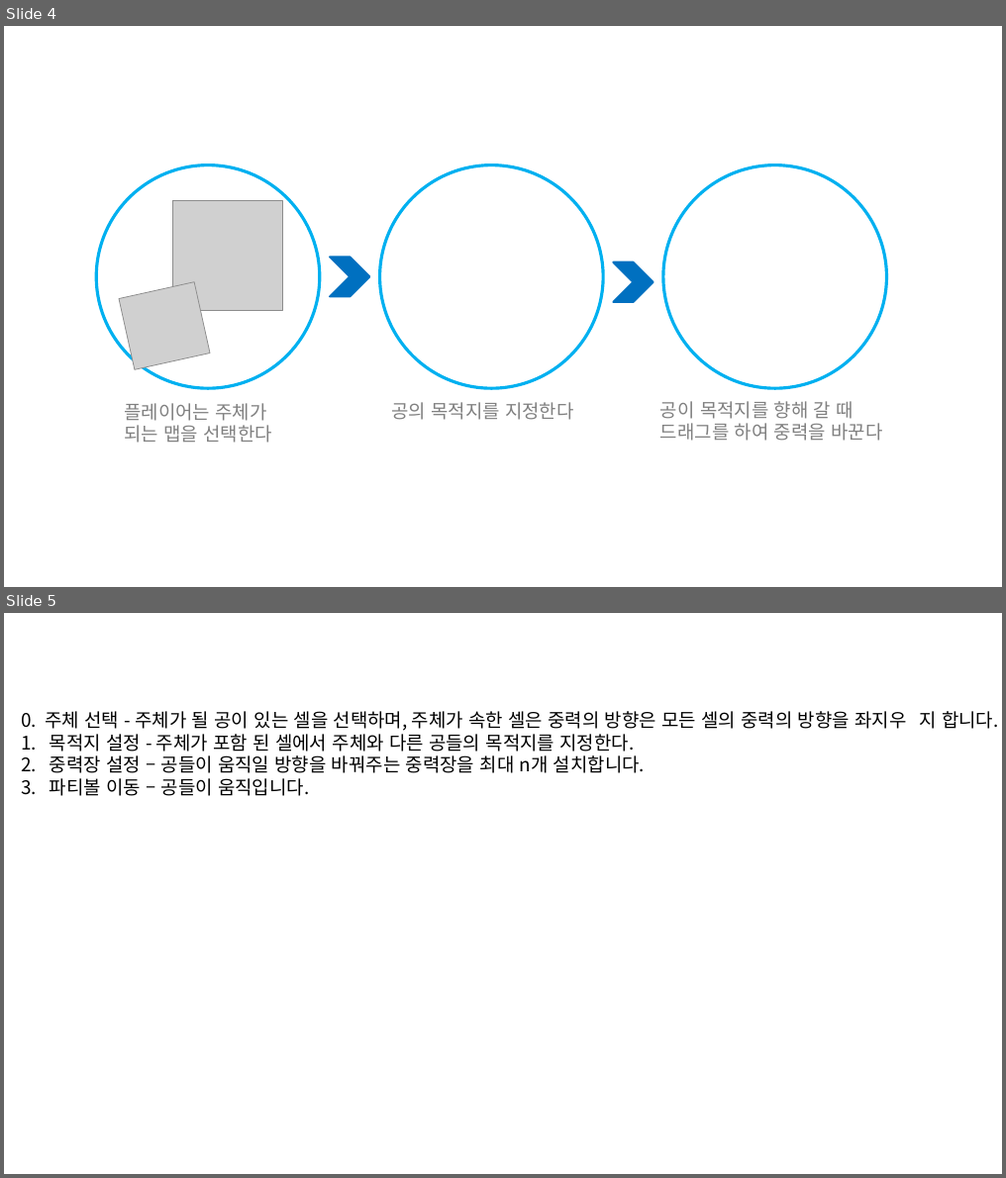
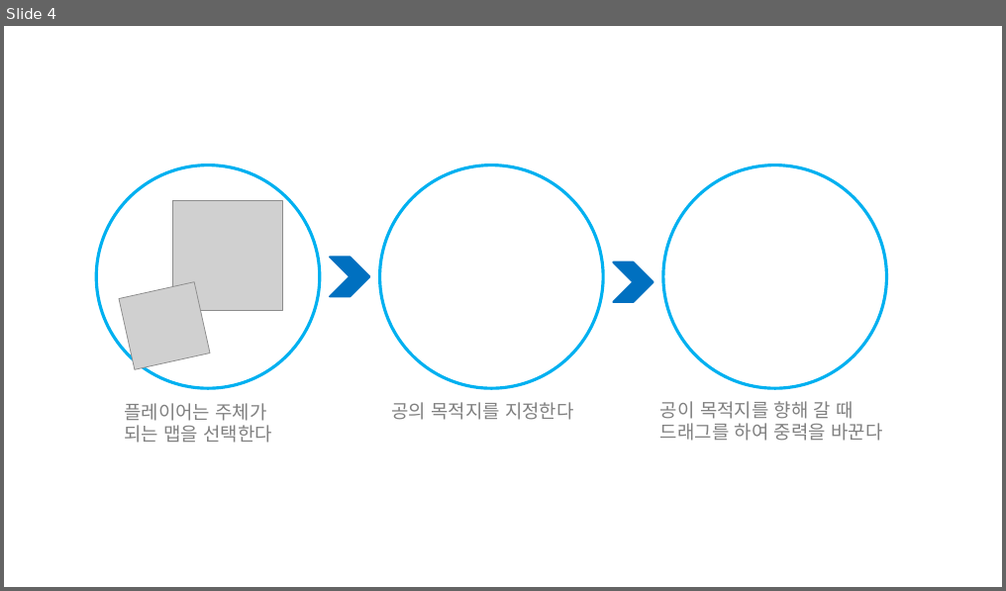
Before and after one commit to kjpark102312/Jagu_Agis, a slide deck: Documents/PastAgis/Agis.pptx. Shown one above the other, each under a label of ours: slides 4 and 5 before the commit, slide 4 after it. The pictures are 1006x1178 and 1006x591 pixels, drawn with LibreOffice and Linux fonts; fonts in the diff are those of the drawing; grey boxes stand for pictures. Boxes give left, top, right and bottom in pixels: in the first picture for what was removed or moved away, otherwise in the second. Text is boxed around its words. In the diff, an @@ line names an element or a change of style, - is before the commit and + after.

```diff
--- a/Documents/PastAgis/Agis.pptx
+++ b/Documents/PastAgis/Agis.pptx
@@ slide 5 removed at (4,613,1002,1174), background #FFFFFF @@
@@ text removed at (21,711,998,796) @@
-0. 주체 선택 - 주체가 될 공이 있는 셀을 선택하며, 주체가 속한 셀은 중력의 방향은 모든 셀의 중력의 방향을 좌지우 지 합니다.
-1. 목적지 설정 - 주체가 포함 된 셀에서 주체와 다른 공들의 목적지를 지정한다.
-2. 중력장 설정 – 공들이 움직일 방향을 바꿔주는 중력장을 최대 n개 설치합니다.
-3. 파티볼 이동 – 공들이 움직입니다.
```
Also in this commit, not shown: 1 slide added, 3 other files.
